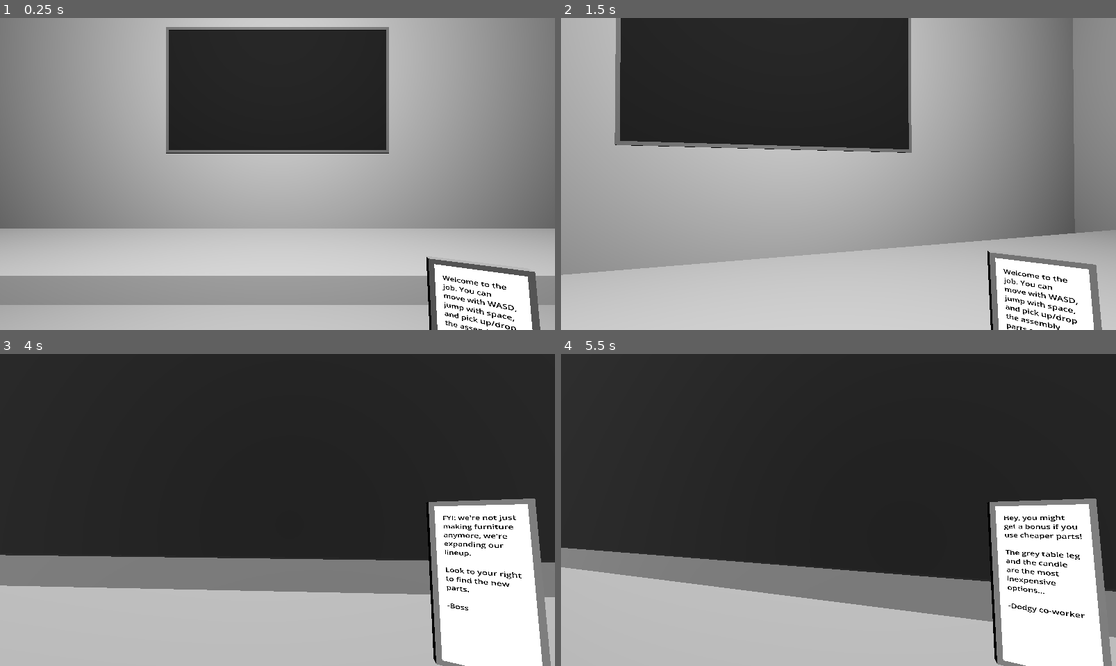
Above: before the commit, frames 1-4 (two rows, left to right).
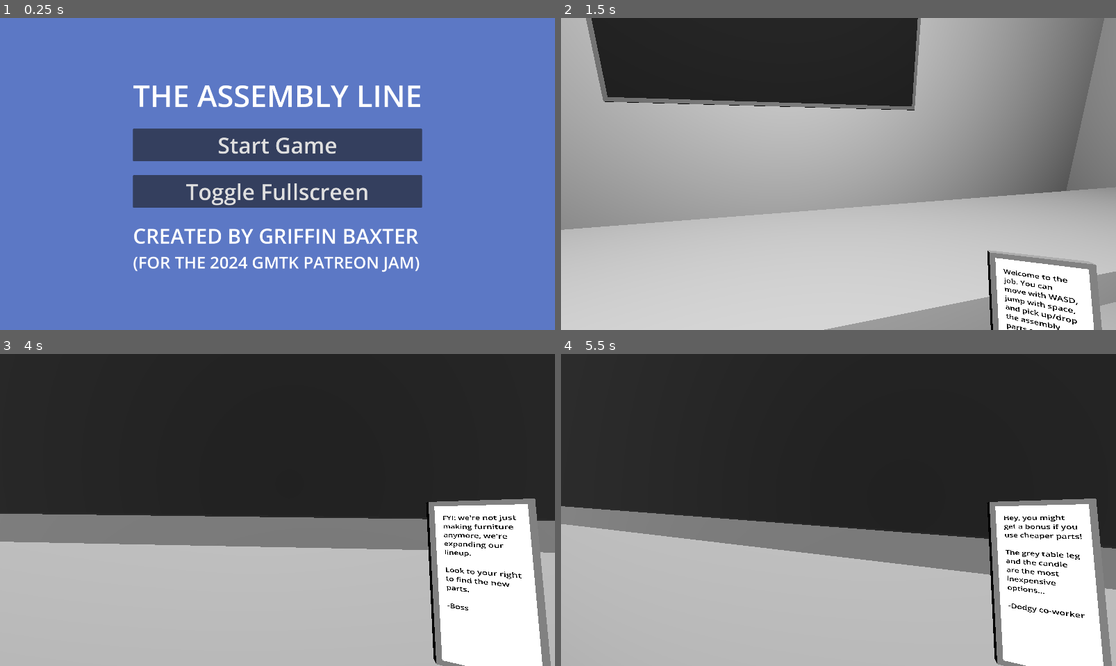
Above: after the commit, the same moments.

Repository: GriffinBaxter/The-Assembly-Line
Game: Godot game, scene res://Scenes/main_menu.tscn
Two runs of this game, one before a commit and one after it. Both use one fixed random seed, a clock stepped at 60 frames per second and the inputs below. Before the commit the project starts from res://Scenes/main.tscn.
Inputs (mouse positions are in pixels of both pictures, inside the frame that each line leads up to):
- Up to frame 1 (0.25 s): no input
- Up to frame 2 (1.5 s): click (838, 145) at 0.5 s, where only the run after the commit has a clickable "Start Game"; tap Enter (accept) at 1.25 s; move the mouse to (866, 174) at 1.27 s; hold W (forward) from 1.28 s (still down); hold Enter (accept) from 1.28 s (still down)
- Up to frame 3 (4 s): keep holding W (forward); tap Space (jump) at 1.52, 2.27, 3.77 s; move the mouse to (249, 510) at 2.02 s; release Enter (accept) at 2.03 s; tap E (interact) at 2.1, 3.6 s; move the mouse to (288, 503) at 2.77 s; hold Enter (accept) 2.78-3.53 s; move the mouse to (271, 516) at 3.52 s
- Up to frame 4 (5.5 s): keep holding W (forward); move the mouse to (877, 513) at 4.27 s; hold Enter (accept) 4.28-5.03 s; tap Space (jump) at 4.52, 5.27 s; move the mouse to (794, 506) at 5.02 s; tap E (interact) at 5.1 s

The runs differ from the first frame. In frame 1, 100% of the frame differs, in the area x 0-100%, y 0-100%; in frame 2, 26%; in frame 3, 19%; in frame 4, 18%.

Commit message:
Add main menu

Diff:
--- a/Scenes/Parts/laptop_screen.tscn
+++ b/Scenes/Parts/laptop_screen.tscn
@@ -3,7 +3,6 @@
 [ext_resource type="Material" uid="uid://bofurn8ghchvx" path="res://Materials/grey.tres" id="1_363rl"]
 
 [node name="LaptopScreen" type="CSGBox3D"]
-use_collision = true
 size = Vector3(0, 0, 0)
 
 [node name="ScreenBody" type="CSGBox3D" parent="."]
--- /dev/null
+++ b/Scenes/main_menu.tscn
@@ -0,0 +1,82 @@
+[gd_scene load_steps=2 format=3 uid="uid://tqso3rfes5fg"]
+
+[ext_resource type="Script" path="res://Scripts/main_menu.gd" id="1_13tpt"]
+
+[node name="MainMenu" type="Control"]
+layout_mode = 3
+anchors_preset = 15
+anchor_right = 1.0
+anchor_bottom = 1.0
+grow_horizontal = 2
+grow_vertical = 2
+script = ExtResource("1_13tpt")
+
+[node name="ColorRect" type="ColorRect" parent="."]
+layout_mode = 1
+anchors_preset = 15
+anchor_right = 1.0
+anchor_bottom = 1.0
+grow_horizontal = 2
+grow_vertical = 2
+color = Color(0.361922, 0.469266, 0.77192, 1)
+
+[node name="MarginContainer" type="MarginContainer" parent="."]
+layout_mode = 1
+anchors_preset = 8
+anchor_left = 0.5
+anchor_top = 0.5
+anchor_right = 0.5
+anchor_bottom = 0.5
+offset_left = -500.0
+offset_top = -344.0
+offset_right = 500.0
+offset_bottom = 344.0
+grow_horizontal = 2
+grow_vertical = 2
+
+[node name="VBoxContainer" type="VBoxContainer" parent="MarginContainer"]
+layout_mode = 2
+
+[node name="Title" type="RichTextLabel" parent="MarginContainer/VBoxContainer"]
+layout_mode = 2
+theme_override_constants/line_separation = 40
+theme_override_font_sizes/normal_font_size = 104
+text = "THE ASSEMBLY LINE"
+fit_content = true
+
+[node name="StartGame" type="Button" parent="MarginContainer/VBoxContainer"]
+layout_mode = 2
+theme_override_font_sizes/font_size = 76
+text = "Start Game"
+
+[node name="Spacer1" type="RichTextLabel" parent="MarginContainer/VBoxContainer"]
+layout_mode = 2
+theme_override_constants/line_separation = 40
+theme_override_font_sizes/normal_font_size = 104
+fit_content = true
+
+[node name="Fullscreen" type="Button" parent="MarginContainer/VBoxContainer"]
+layout_mode = 2
+theme_override_font_sizes/font_size = 76
+text = "Toggle Fullscreen"
+
+[node name="Spacer2" type="RichTextLabel" parent="MarginContainer/VBoxContainer"]
+layout_mode = 2
+theme_override_constants/line_separation = 40
+theme_override_font_sizes/normal_font_size = 104
+fit_content = true
+
+[node name="Credits1" type="RichTextLabel" parent="MarginContainer/VBoxContainer"]
+layout_mode = 2
+theme_override_font_sizes/normal_font_size = 71
+text = "CREATED BY GRIFFIN BAXTER"
+fit_content = true
+
+[node name="Credits2" type="RichTextLabel" parent="MarginContainer/VBoxContainer"]
+layout_mode = 2
+theme_override_font_sizes/normal_font_size = 57
+text = "(FOR THE 2024 GMTK PATREON JAM)"
+fit_content = true
+
+[connection signal="pressed" from="MarginContainer/VBoxContainer/StartGame" to="." method="_on_start_game_pressed"]
+[connection signal="pressed" from="MarginContainer/VBoxContainer/Fullscreen" to="." method="_on_fullscreen_pressed"]
--- a/Scripts/main.gd
+++ b/Scripts/main.gd
@@ -1,7 +1,7 @@
 extends Node3D
 
 const SCORE := {"customer_ratings": [4], "part_efficiencies": [1]}
-const MAIN = preload("res://Scenes/main.tscn")
+const MAIN_MENU = preload("res://Scenes/main_menu.tscn")
 
 @export var base_assemblies: Array[PackedScene]
 @export var additional_assemblies: Array[PackedScene]
@@ -43,7 +43,7 @@
 		fade_in_out.visible = true
 		get_tree().create_tween().tween_property(colour_rect, "color", Color(0, 0, 0, 1), 3.5)
 		await get_tree().create_timer(3.5).timeout
-		get_tree().change_scene_to_packed(MAIN)
+		get_tree().change_scene_to_packed(MAIN_MENU)
 
 
 func next_action() -> void:
@@ -350,7 +350,7 @@
 
 func action_6() -> void:
 	if customer_ratings_avg >= 2.5 and part_efficiencies_avg >= 2.5:
-		for i in range(1000):
+		for i in range(100):
 			await assembly_line_loop()
 	exit.position = Vector3(0, -4.75, 6)
 	exit_light.light_energy = 0
--- /dev/null
+++ b/Scripts/main_menu.gd
@@ -0,0 +1,14 @@
+extends Control
+
+const MAIN = preload("res://Scenes/main.tscn")
+
+
+func _on_start_game_pressed() -> void:
+	get_tree().change_scene_to_packed(MAIN)
+
+
+func _on_fullscreen_pressed() -> void:
+	if DisplayServer.window_get_mode() == DisplayServer.WINDOW_MODE_WINDOWED:
+		DisplayServer.window_set_mode(DisplayServer.WINDOW_MODE_FULLSCREEN)
+	else:
+		DisplayServer.window_set_mode(DisplayServer.WINDOW_MODE_WINDOWED)
--- a/project.godot
+++ b/project.godot
@@ -10,8 +10,8 @@
 
 [application]
 
-config/name="GMTK Patreon Jam 2024 - Griffin Baxter"
-run/main_scene="res://Scenes/main.tscn"
+config/name="The Assembly Line"
+run/main_scene="res://Scenes/main_menu.tscn"
 config/features=PackedStringArray("4.3", "GL Compatibility")
 config/icon="res://icon.svg"
 
